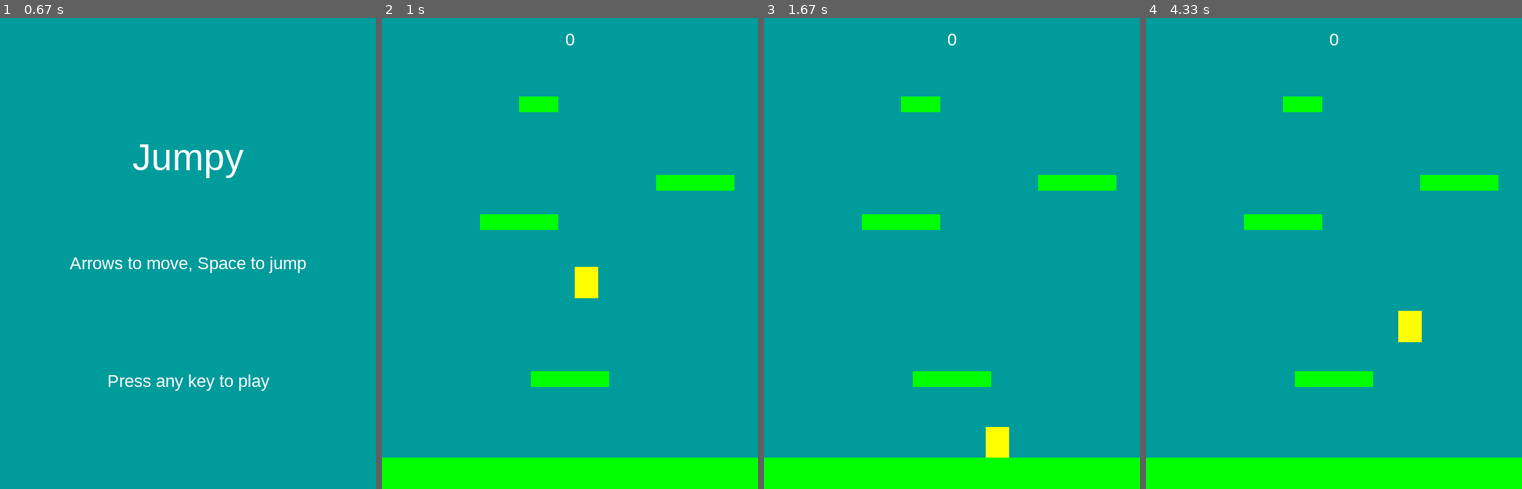
Above: before the commit, frames 1-4 (left to right).
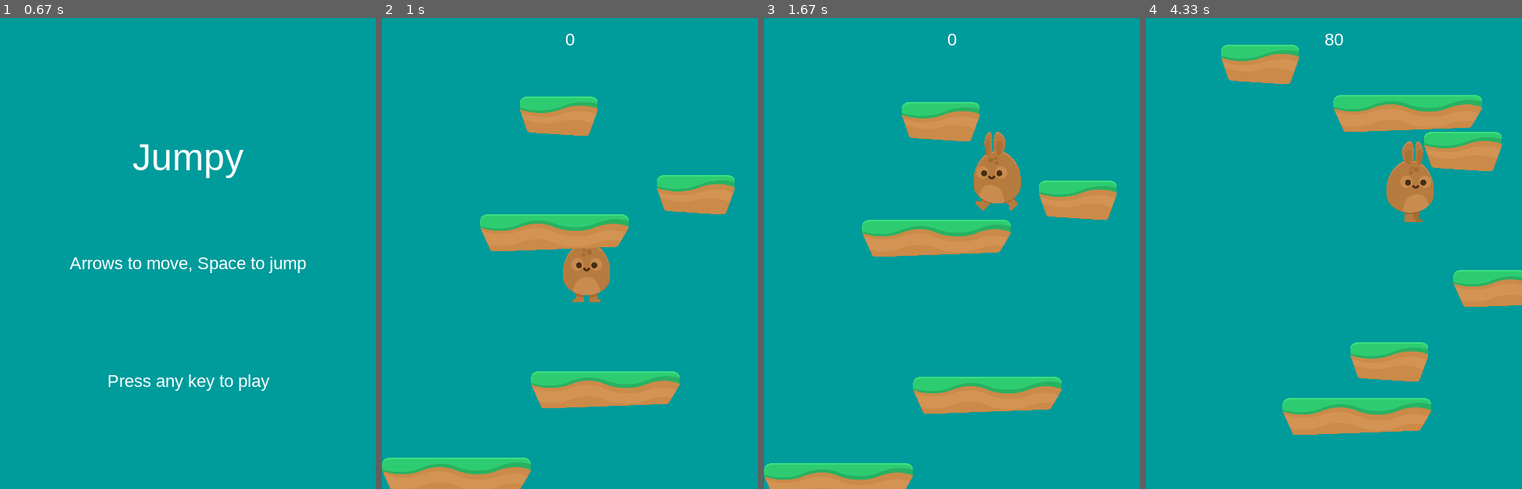
Above: after the commit, the same moments.

Repository: voidash/pygameProjects
Game: pygame game, started from platformer/main.py
The game is run twice, just before and just after one commit, with the same random seed, the same clock (stepped at 60 frames per second) and the same inputs.
Inputs:
- Up to frame 1 (0.67 s): hold Right from 0.33 s (still down)
- Up to frame 2 (1 s): release Right at 0.8 s; hold Right from 0.83 s (still down)
- Up to frame 3 (1.67 s): release Right at 1.3 s; hold Left from 1.33 s (still down); tap Space at 1.4 s
- Up to frame 4 (4.33 s): tap Space at 1.7, 1.97, 2.27, 2.4, 2.7, 3.07, 3.37, 3.57, 3.87, 4.07 s; release Left at 1.87 s; hold Left 1.9-2.3 s; hold Right 2.33-2.97 s; hold Left 3-3.47 s; hold Right 3.5-3.97 s; hold Right from 4 s (still down)

Frame 1 is identical in both runs. In frame 2, 17% of the frame differs, in the area x 0-100%, y 16-100%; in frame 3, 18%; in frame 4, 22%, in the area x 0-100%, y 3-100%.

Commit message:
added animation for character and other minor fixes for jumping , colliding and highscore saving mechanisms

Diff:
--- /dev/null
+++ b/platformer/highscore.txt
@@ -0,0 +1 @@
+1660
--- a/platformer/main.py
+++ b/platformer/main.py
@@ -24,11 +24,18 @@
 
     def release_highScore(self):
         #check for highscore in file
-        if(path.exists(HS_FILE)):
-            print("file exists")
+        if(path.isfile(HS_FILE)):
             F=open(HS_FILE,'r')
             self.highScore=F.read()
             F.close()
+
+    def load_data(self):
+        self.dir = path.dirname(__file__)  #current path
+        img_dir = path.join(self.dir,'img')
+
+        self.spritesheet = SpriteSheet(path.join(img_dir,SPRITESHEET))
+
+
 
 
 
@@ -42,7 +49,7 @@
         self.platforms = pg.sprite.Group()
         self.all_sprites.add(self.player)
         for plat in PLATFORM_LIST:
-            p = Platform(*plat)  #list explosion args and kwargs
+            p = Platform(self,*plat)  #list explosion args and kwargs
             self.platforms.add(p)
             self.all_sprites.add(p)
         self.run()
@@ -64,15 +71,10 @@
         #check if player hits platform during falling only or velocity == 0
         if self.player.vel.y > 0:
             hits = pg.sprite.spritecollide(self.player,self.platforms,False)
-            if hits:  #this thing keeps on hitting
+            if hits and self.player.return_top() < hits[0].return_top() : #this thing keeps on hitting
                 self.player.pos.y = hits[0].rect.top
                 self.player.vel.y = 0
 
-        #if player reaches top 1/4 of the screen
-
-
-
-#die
         #When player Dies or y-position is greater than height
         if self.player.rect.bottom > HEIGHT:
             for sprite in self.all_sprites:
@@ -81,23 +83,24 @@
                     sprite.kill()
         if len(self.platforms) == 0:
             self.playing = False
-            if self.highScore:
-                if int(self.highScore) > self.score:
-                    self.score=self.highScore
+            if int(self.highScore) > self.score:
+                self.score=self.highScore
             else:
-                file=open(HS_FILE,'w')
-                file.write(str(self.score))
-                file.close()
+                self.highScore=self.score
+                files=open(HS_FILE,'w')
+                files.write(str(self.score))
+                files.close()
             self.show_go_screen()
 
 
 
 
+        #if player reaches top 1/4 of the screen
         #print(self.player.rect.top)  returns top part of the rectangle
         if self.player.rect.top <= HEIGHT/4:
-            self.player.pos.y += abs(self.player.vel.y) #velocity is negative but we need to make this positive
+            self.player.pos.y += max(abs(self.player.vel.y),2) #velocity is negative but we need to make this positive
             for plat in self.platforms:
-                plat.rect.y += abs(self.player.vel.y)
+                plat.rect.y += max(abs(self.player.vel.y),2)
        #if platforms are below the visible screen
                 if plat.rect.top > HEIGHT:
                     self.platforms.remove(plat) #removing items from list
@@ -107,9 +110,9 @@
         #spawn new platforms
         while len(self.platforms) < 6:
             width = random.randrange(50,100)
-            p = Platform(random.randrange(0,WIDTH-width),
+            p = Platform(self,random.randrange(0,WIDTH-width),
                         random.randrange(-75,-30),
-                        width,20)
+                        )
             self.platforms.add(p)
             self.all_sprites.add(p)
 
@@ -176,6 +179,7 @@
 
 g= Game()
 g.show_start_screen()
+g.load_data()
 g.release_highScore()
 while g.running:
     g.new()
--- a/platformer/settings.py
+++ b/platformer/settings.py
@@ -5,6 +5,7 @@
 FPS = 60
 FONT_NAME ='arial'
 HS_FILE="highscore.txt"
+SPRITESHEET = "spritesheet_jumper.png"
 
 #PLAYER PROPERTIES
 PLAYER_ACC = 0.5
@@ -14,11 +15,11 @@
 
 
 #starting platforms
-PLATFORM_LIST = [(0,HEIGHT-40,WIDTH,40),
-                (WIDTH/2-50,HEIGHT*3/4,100,20),
-                (125,HEIGHT-350,100,20),
-                (350,200,100,20),
-                (175,100,50,20)]
+PLATFORM_LIST = [(0,HEIGHT-40),
+                (WIDTH/2-50,HEIGHT*3/4),
+                (125,HEIGHT-350),
+                (350,200),
+                (175,100)]
 
 
 
--- a/platformer/sprites.py
+++ b/platformer/sprites.py
@@ -1,15 +1,38 @@
 from settings import *
 import pygame as pg
+from random import choice
 vec = pg.math.Vector2
+
+
+class SpriteSheet:
+    def __init__(self,filename):
+        self.spritesheet = pg.image.load(filename).convert()
+
+    def get_image(self,x,y,width,height):
+        #image grabbing from larger spritesheet
+        image = pg.Surface((width,height))
+        image.blit(self.spritesheet,(0,0),(x,y,width,height)) #can take area as argument too.  pygame.surface.blit()
+        image = pg.transform.scale(image,(int(width/2),int(height/2)))
+        return image
+
+
+
+
 
 
 class Player(pg.sprite.Sprite):
 
+
     def __init__(self,game):
         pg.sprite.Sprite.__init__(self)
         self.game = game
-        self.image = pg.Surface((30,40))
-        self.image.fill(YELLOW)
+        self.walking = False
+        self.jumping = False
+        self.current_frame = 0
+        self.last_update = 0
+        self.load_images()
+        self.image = self.standing_frames[0]
+        self.image.set_colorkey(BLACK)
         self.rect= self.image.get_rect()
         self.rect.center= (WIDTH/2,HEIGHT/2)
         self.pos = vec(WIDTH/2,HEIGHT/2)
@@ -17,6 +40,23 @@
         self.acc = vec(0,0)
         #self.jumpFlag = False
 
+
+    def load_images(self):
+        self.standing_frames = [self.game.spritesheet.get_image(614,1063,120,191),
+                                self.game.spritesheet.get_image(690,406,120,201)]
+        for frame in self.standing_frames:
+            frame.set_colorkey(BLACK)
+        self.walk_frames_r = [self.game.spritesheet.get_image(678,860,120,201),self.game.spritesheet.get_image(692,1458,120,207)]
+        self.walk_frames_l =[]
+        #flip the images to get left effect
+        for frames in self.walk_frames_r:
+            frames.set_colorkey(BLACK)
+            self.walk_frames_l.append(pg.transform.flip(frames,True,False))
+
+        self.jump_frame = self.game.spritesheet.get_image(382,763,150,181)
+        self.jump_frame.set_colorkey(BLACK)
+    def return_top(self):  #actually returns center
+        return self.rect.center[1]
 
     def jump(self):
         #self.jumpFlag = True
@@ -26,9 +66,35 @@
         if hits:
             self.vel.y = -PLAYER_JUMP
 
+    def animate(self):
+        now = pg.time.get_ticks()
+        if abs(self.vel.x) < 0.1 and abs(self.vel.x) >= 0:
+            self.walking = False
+        else:
+            self.walking = True
+
+        if self.walking:
+            if now - self.last_update > 200:
+                self.last_update = now
+                self.current_frame = (self.current_frame +1) % len(self.walk_frames_l)
+                bottom = self.rect.bottom
+                if self.vel.x > 0: #right
+                    self.image =self.walk_frames_r[self.current_frame]
+                else:
+                    self.image = self.walk_frames_l[self.current_frame]
+                self.rect = self.image.get_rect()
+                self.rect.bottom = bottom
+
+
+        if not self.jumping and not self.walking:
+            if now - self.last_update > 200:
+                self.last_update = now
+                self.current_frame = (self.current_frame + 1) % len(self.standing_frames)
+                self.image = self.standing_frames[self.current_frame]
 
 
     def update(self):
+        self.animate()
         self.acc = vec(0,PLAYER_GRAV)
         keys = pg.key.get_pressed()
         if keys[pg.K_LEFT]:
@@ -47,18 +113,20 @@
             self.pos.x = 0
         if self.pos.x < 0:
             self.pos.x = WIDTH
-
-
-
-
         self.rect.midbottom = self.pos  #center is also possible
 
 
 class Platform(pg.sprite.Sprite):
-    def __init__(self,x,y,w,h):
+
+    def __init__(self,game,x,y):
         pg.sprite.Sprite.__init__(self)
-        self.image = pg.Surface((w,h))
-        self.image.fill(GREEN)
+        self.game = game
+        images = [self.game.spritesheet.get_image(0,288,380,94),
+                  self.game.spritesheet.get_image(213,1662,201,100)]
+        self.image = choice(images)
+        self.image.set_colorkey(BLACK)
         self.rect = self.image.get_rect()
         self.rect.x=x
         self.rect.y=y
+    def return_top(self):
+        return self.rect.midtop[1]
Binary file added: platformer/img/spritesheet_jumper.png
